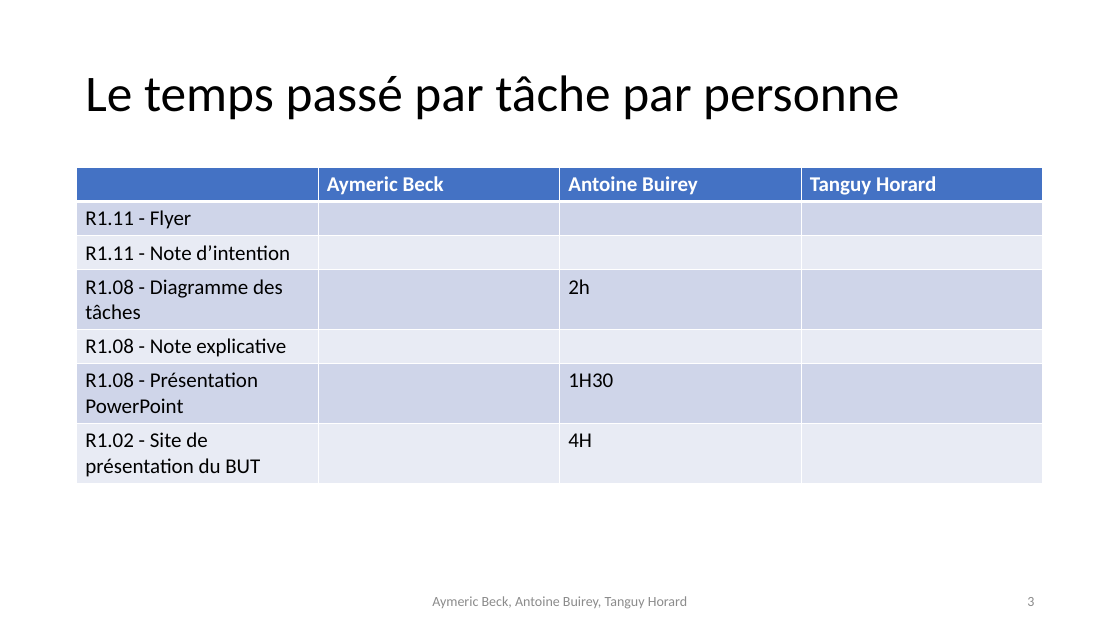
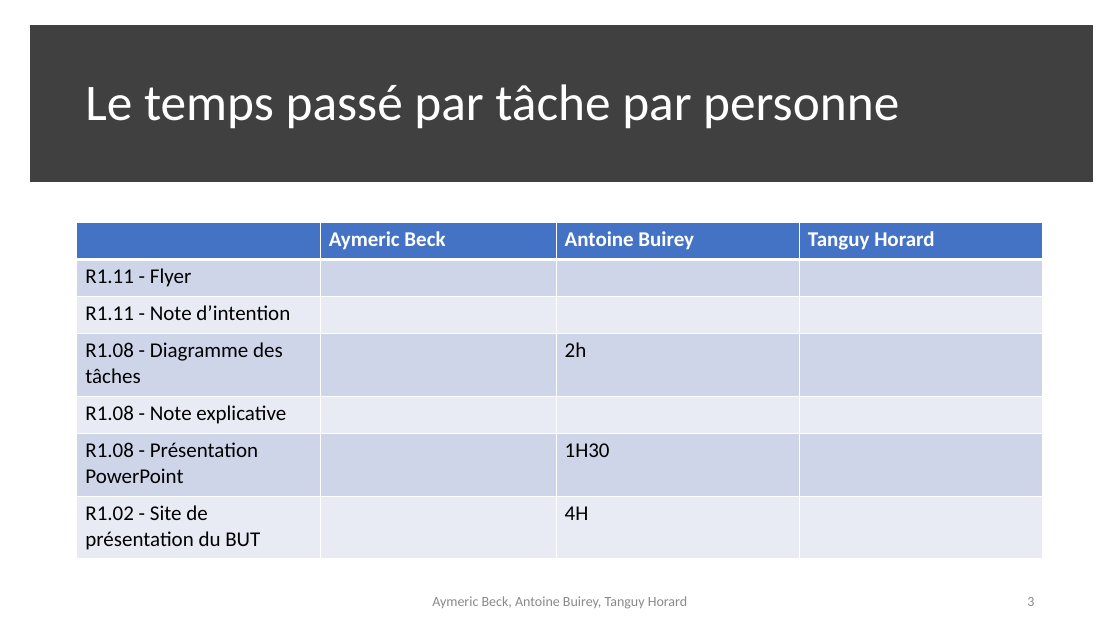
Before and after one commit to IUT-Arles-SAE/S1.05, a slide deck: slide 3 of Aymeric Beck Antoine Buirey Tanguy Horard.pptx. Drawn at 1120x630 pixels with LibreOffice and Linux fonts; fonts in the diff are those of the drawing. Boxes give left, top, right and bottom in pixels: in the first picture for what was removed or moved away, otherwise in the second. Text is boxed around its words. In the diff, an @@ line names an element or a change of style, - is before the commit and + after.

```diff
--- a/Aymeric Beck Antoine Buirey Tanguy Horard.pptx
+++ b/Aymeric Beck Antoine Buirey Tanguy Horard.pptx
@@ rectangle added at <box>36,31,1087,176</box>, fill #404040, outline #404040 10 pt @@
@@ title "Le temps passé par tâche ...": place and size @@
-title "Le temps passé par tâche ..." at <box>85,75,899,120</box>
+title "Le temps passé par tâche ..." at <box>85,84,899,129</box>
@@ title "Le temps passé par tâche ..." at <box>85,84,899,129</box>: text colour #000000 to #FFFFFF @@
@@ table: place and size @@
-table at <box>77,168,1045,481</box>
+table at <box>77,222,1044,559</box>
```
Also in this commit, not shown: 1 slide added.
